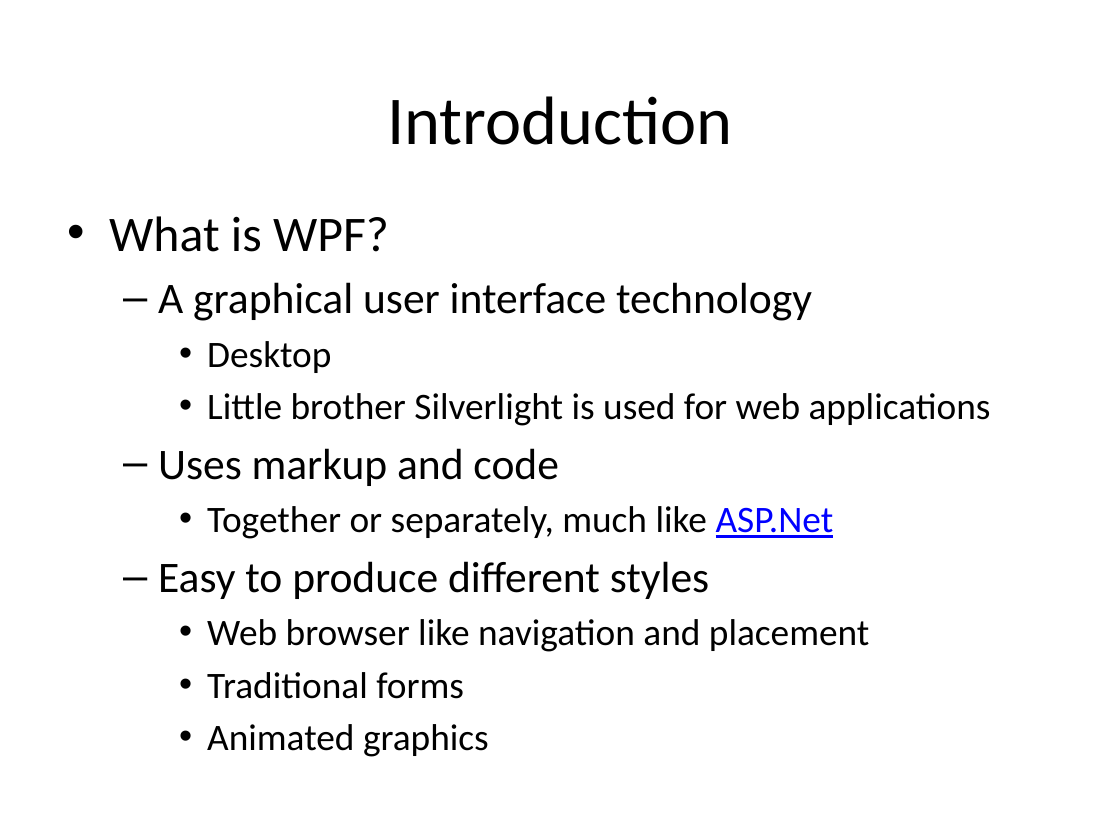
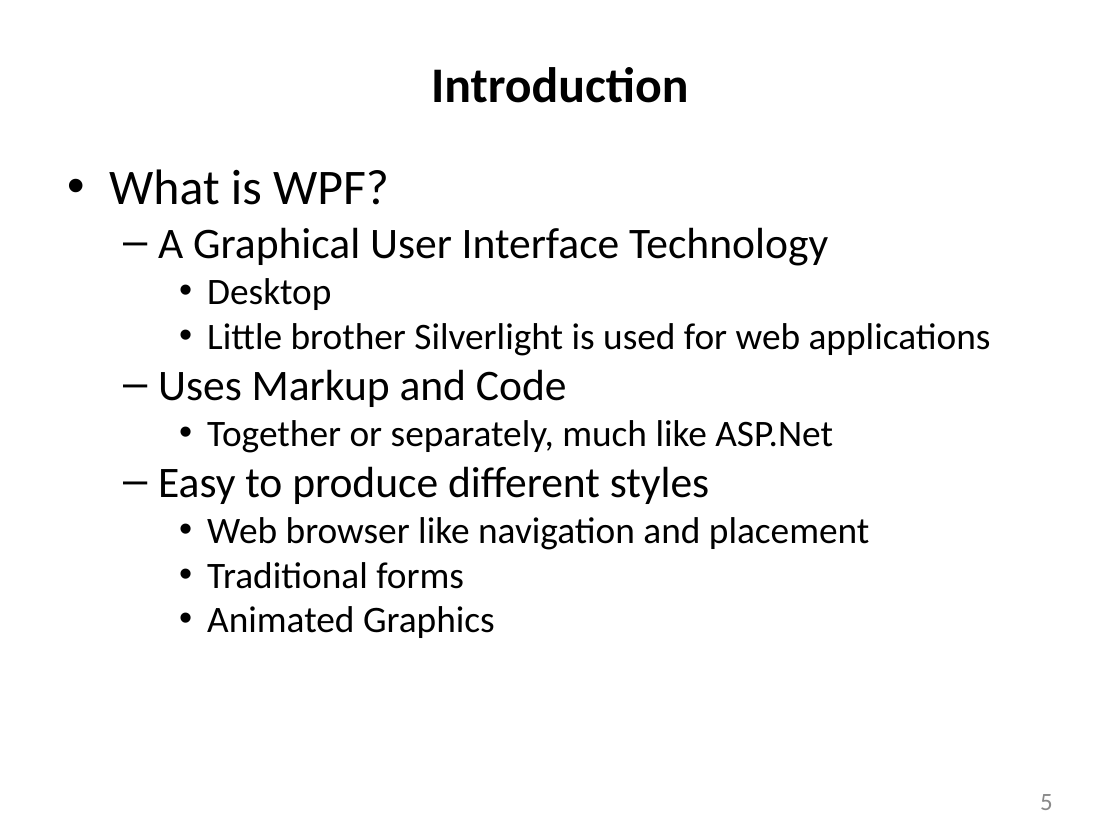
Before and after one commit to JimFawcett/JimFawcett.github.io, a slide deck: slide 5 of Resources/WindowsPresentationFoundation.pptx (slide 4 before the commit). Drawn at 1120x840 pixels with LibreOffice and Linux fonts; fonts in the diff are those of the drawing. Boxes give left, top, right and bottom in pixels: in the first picture for what was removed or moved away, otherwise in the second. Text is boxed around its words. In the diff, an @@ line names an element or a change of style, - is before the commit and + after.

```diff
--- a/Resources/WindowsPresentationFoundation.pptx
+++ b/Resources/WindowsPresentationFoundation.pptx
@@ title "Introduction": place and size @@
-title "Introduction" at [387,96,732,145]
+title "Introduction" at [431,67,688,103]
@@ title "Introduction" at [431,67,688,103]: size 44 to 32 pt, bold on @@
@@ text "What is WPF?": place and size @@
-text "What is WPF?" at [109,216,991,757]
+text "What is WPF?" at [109,169,991,638]
@@ text at [109,169,991,589]: text colour #0000FF to #000000, underline off in "ASP.Net"; less space between paragraphs @@
@@ text at [158,227,828,266]: text changed @@
-  – A graphical user interface technology
+  – A Graphical User Interface Technology
@@ text at [158,369,567,407]: text changed @@
-  – Uses markup and code
+  – Uses Markup and Code
@@ text at [207,606,495,638]: text changed @@
-    • Animated graphics
+    • Animated Graphics
@@ page number added at [1040,794,1053,810], 16 pt, text #898989 @@
+5
```
Also in this commit, not shown: 32 other slides changed, 6 slides added, 5 slides removed, 9 other files.
